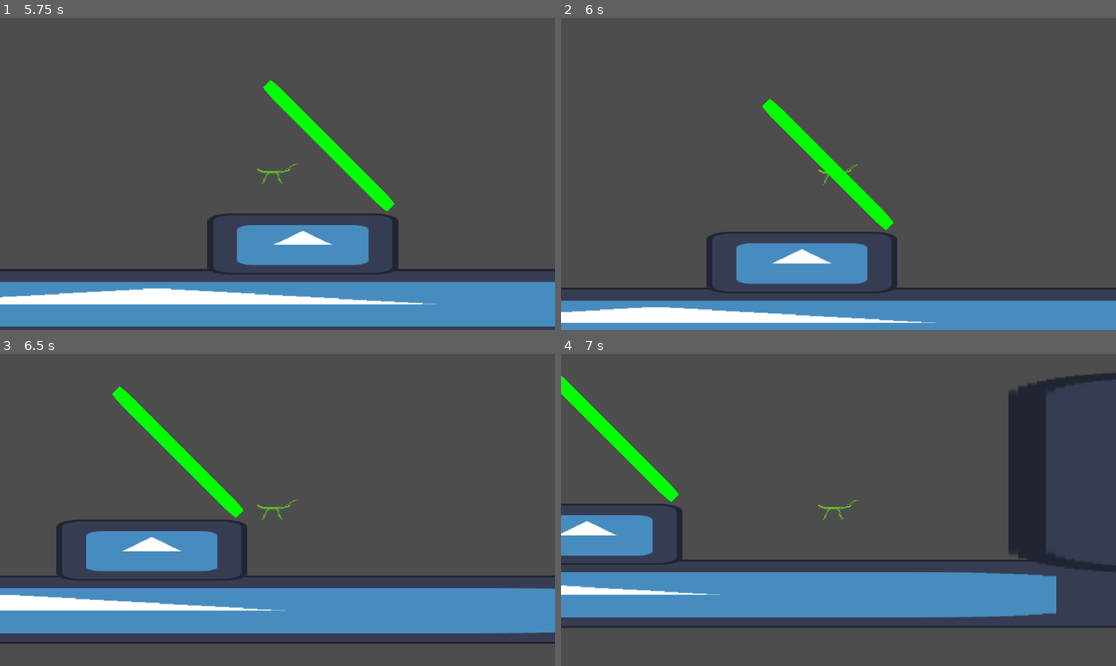
Above: before the commit, frames 1-4 (two rows, left to right).
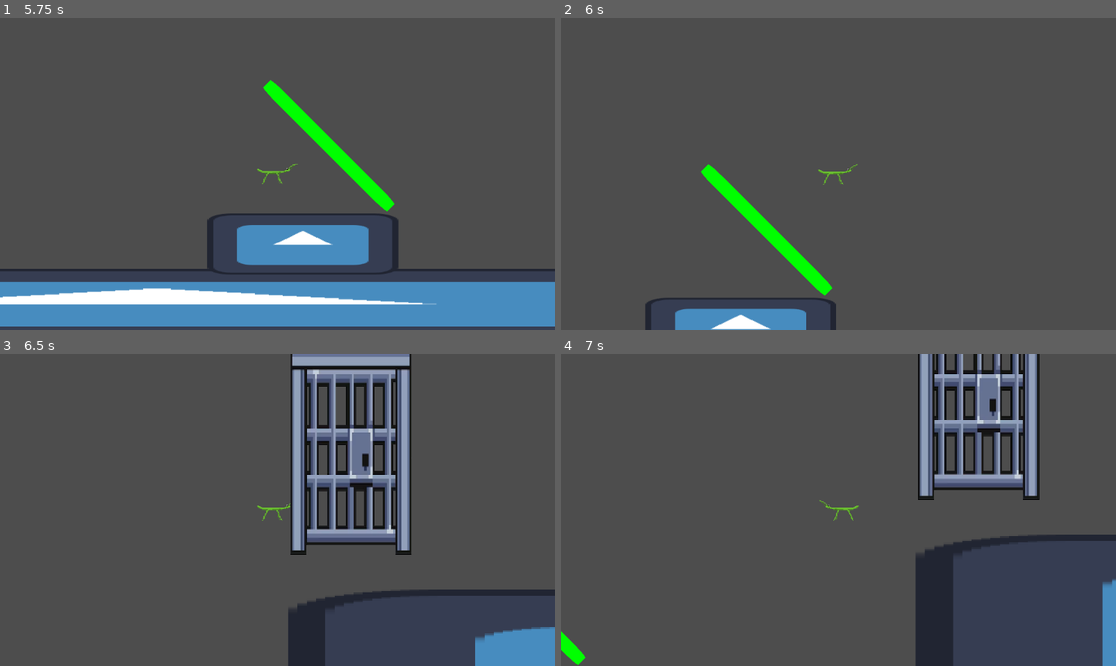
Above: after the commit, the same moments.

Repository: NinjaLD/stickySituation
Game: Godot game, scene res://scenes/startMenu.tscn
Same seed, same stepped clock (60 frames per second), same inputs: the game is played once before the commit and once after it. The engine's default icon, where the game draws it, is replaced by a stand-in: a white triangle on a blue panel in a dark square.
Inputs:
- Up to frame 1 (5.75 s): click "PLAYER DEVELOPMENT" at 0.5 s; hold W (climb) 1.28-2.03 s; hold D (moveRight) 1.28-2.78 s; tap Space (jump) at 1.52, 1.55, 1.82, 2.1, 2.27, 2.57, 3.05, 3.77, 4.07, 5.27, 5.57 s; tap W (climb) at 2.3, 3.6, 5.1 s; hold A (moveLeft) 2.78-3.53 s; hold W (climb) 2.78-3.53 s; hold D (moveRight) 3.53-5.03 s; hold Space (jump) 4.28-5.03 s; hold A (moveLeft) from 5.03 s (still down)
- Up to frame 2 (6 s): release A (moveLeft) at 5.78 s; hold D (moveRight) from 5.78 s (still down); hold W (climb) from 5.78 s (still down)
- Up to frame 3 (6.5 s): keep holding D (moveRight); keep holding W (climb); tap Space (jump) at 6.05 s
- Up to frame 4 (7 s): release D (moveRight) at 6.53 s; release W (climb) at 6.53 s; hold A (moveLeft) from 6.53 s (still down); tap Space (jump) at 6.6, 6.77 s; tap W (climb) at 6.8 s

Frame 1 is identical in both runs. In frame 2, 16% of the frame differs, in the area x 0-100%, y 25-100%; in frame 3, 34%, in the area x 0-100%, y 0-100%; in frame 4, 31%.

Commit message:
playa bounce in weaf

Diff:
--- a/sticky-situation/assets/Prefabs/player.tscn
+++ b/sticky-situation/assets/Prefabs/player.tscn
@@ -140,6 +140,7 @@
 jumpChargeRate = 0.01
 jumpVelBoostY = Vector2(225, 450)
 jumpVelBoostX = Vector2(100, 400)
+leafBounceMult = 650
 
 [node name="AnimatedSprite2D" type="AnimatedSprite2D" parent="." unique_id=2002029042]
 sprite_frames = SubResource("SpriteFrames_4nyrb")
--- a/sticky-situation/scenes/playerDevelopment.tscn
+++ b/sticky-situation/scenes/playerDevelopment.tscn
@@ -3,6 +3,7 @@
 [ext_resource type="Texture2D" uid="uid://ogyw4h0qerbi" path="res://assets/icon.svg" id="1_40edo"]
 [ext_resource type="PackedScene" uid="uid://bovfskhc23cyk" path="res://assets/Prefabs/bouncy_leaf.tscn" id="1_v84v7"]
 [ext_resource type="PackedScene" uid="uid://bc0x6exx3qr7y" path="res://assets/Prefabs/player.tscn" id="2_40edo"]
+[ext_resource type="PackedScene" path="res://assets/Prefabs/vine.tscn" id="3_4nyrb"]
 
 [sub_resource type="RectangleShape2D" id="RectangleShape2D_v84v7"]
 
@@ -50,6 +51,10 @@
 position = Vector2(119, 159.00002)
 rotation = 0.7853982
 
+[node name="climbingVine" parent="Level" unique_id=89608185 instance=ExtResource("3_4nyrb")]
+position = Vector2(397, 39)
+
 [node name="CharacterBody2D" parent="." unique_id=1909432878 instance=ExtResource("2_40edo")]
 position = Vector2(23, 0)
 collision_layer = 3
+leafBounceMult = 650
--- a/sticky-situation/scripts/playerScript.gd
+++ b/sticky-situation/scripts/playerScript.gd
@@ -5,12 +5,12 @@
 @export var walkAccel : int
 @export var walkSpeed : int
 @export var decceleration : int
-#@export var jumpVelocity : Vector2
 @export var jumpChargeRate : float
 @export var jumpVelBoostY : Vector2
 @export var jumpVelBoostX : Vector2
 @export var maxVineVelocity : int
 @export var climbSpeed : int
+@export var leafBounceMult : int
 
 var potentialVelocity : float
 var canClimb : bool
@@ -63,9 +63,8 @@
 		potentialVelocity = 0
 
 func Bounce(leafDir) -> void:
-	velocity.y = 100 * -sin(leafDir + deg_to_rad(90))
-	velocity.x = 100 * -cos(leafDir + deg_to_rad(90))
-	print(rad_to_deg(leafDir + deg_to_rad(90)))
+	velocity.y = leafBounceMult * -sin(leafDir + deg_to_rad(90))
+	velocity.x = leafBounceMult * -cos(leafDir + deg_to_rad(90)) - velocity.x / 10
 
 func isClimbing() -> void:
 	if velocity.x > maxVineVelocity:
